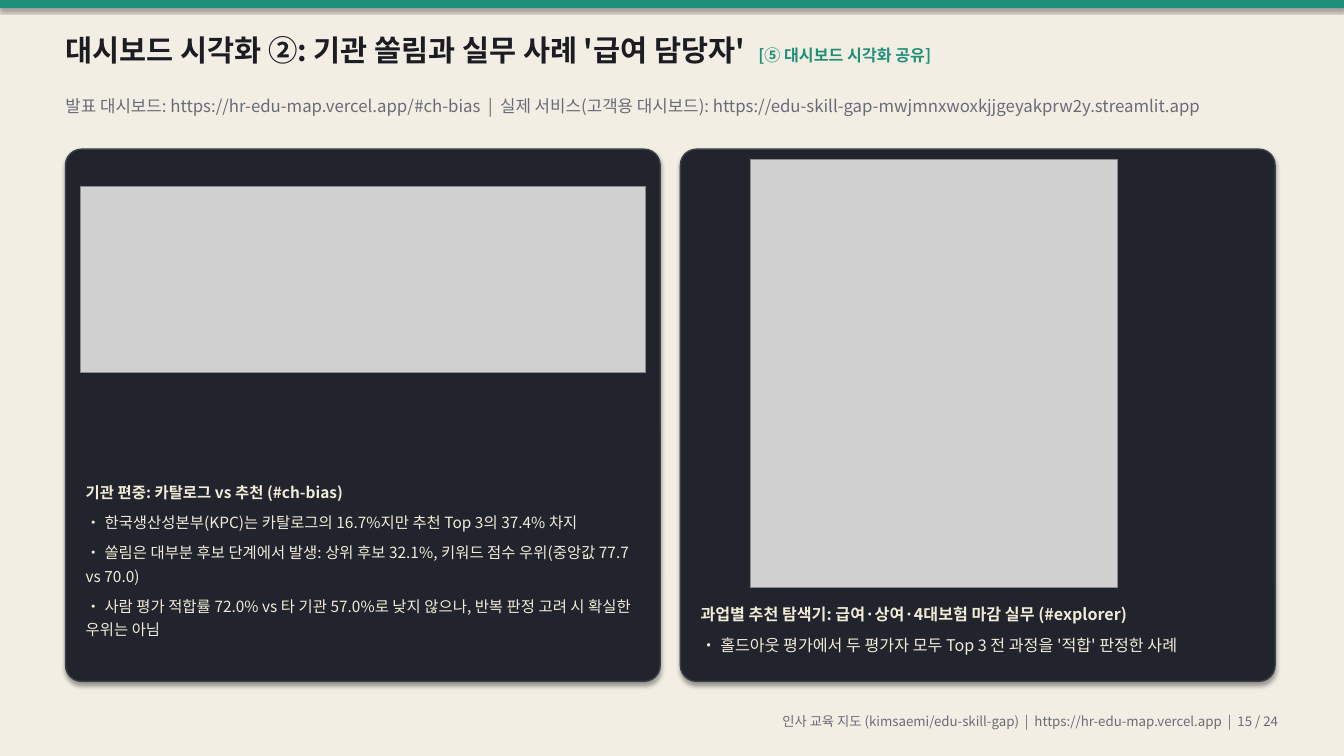
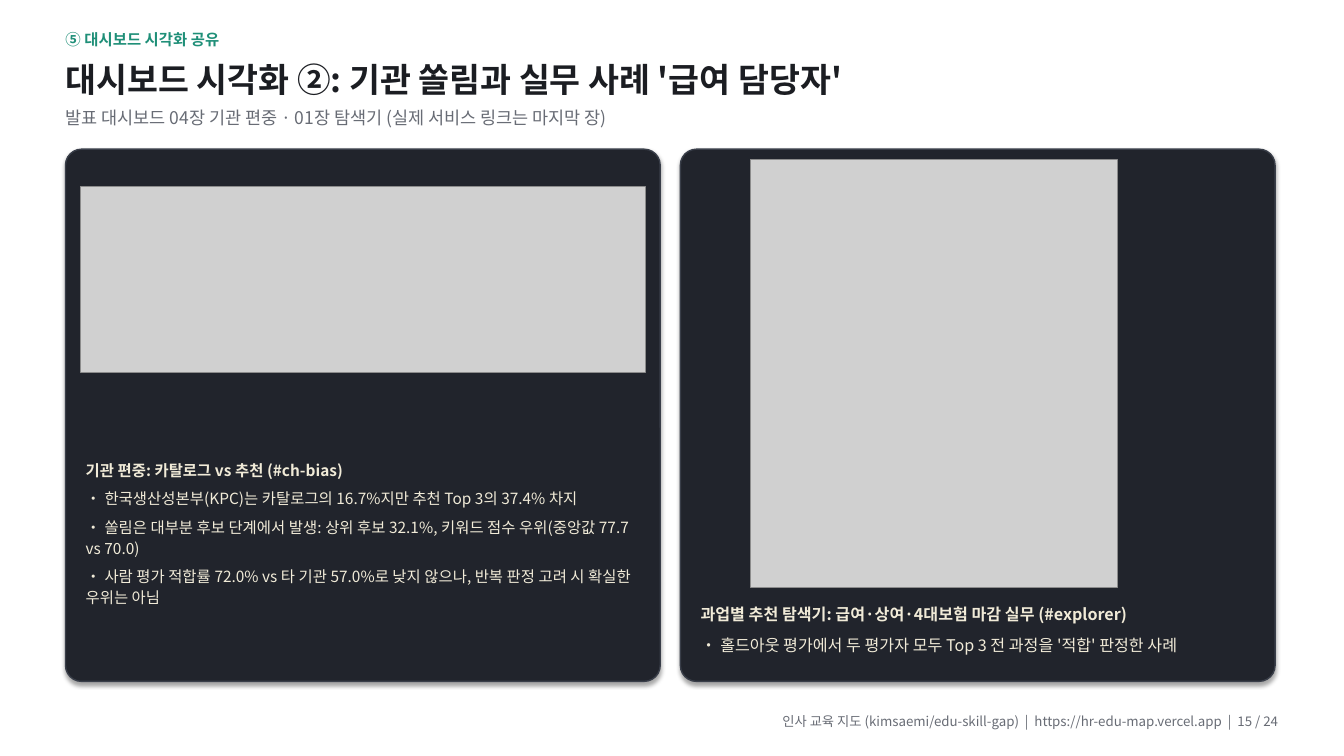
Before and after one commit to kimsaemi/edu-skill-gap, a slide deck: slide 15 of presentation/HR_교육지도_발표.pptx. Drawn at 1344x756 pixels with LibreOffice and Linux fonts; fonts in the diff are those of the drawing; grey boxes stand for pictures. Boxes give left, top, right and bottom in pixels: in the first picture for what was removed or moved away, otherwise in the second. Text is boxed around its words. In the diff, an @@ line names an element or a change of style, - is before the commit and + after.

```diff
--- a/presentation/HR_교육지도_발표.pptx
+++ b/presentation/HR_교육지도_발표.pptx
@@ rectangle at (0,0,1344,756): fill #F2EEE4 to #FFFFFF @@
@@ rectangle removed at (0,0,1344,8) @@
@@ text added at (65,32,219,47), 11 pt, text #1F8F78, bold @@
+⑤ 대시보드 시각화 공유
@@ text at (65,63,842,95): text changed; size 21 to 24 pt @@
-대시보드 시각화 ②: 기관 쏠림과 실무 사례 '급여 담당자' [⑤ 대시보드 시각화 공유]
+대시보드 시각화 ②: 기관 쏠림과 실무 사례 '급여 담당자'
@@ text at (65,109,607,127): text changed; size 12 to 12.5 pt @@
-발표 대시보드: https://hr-edu-map.vercel.app/#ch-bias | 실제 서비스(고객용 대시보드): https://edu-skill-gap-mwjmnxwoxkjjgeyakprw2y.streamlit.app
+발표 대시보드 04장 기관 편중 · 01장 탐색기 (실제 서비스 링크는 마지막 장)
@@ text "기관 편중: 카탈로그 vs 추천 ...": place and size @@
-text "기관 편중: 카탈로그 vs 추천 ..." at (86,485,631,637)
+text "기관 편중: 카탈로그 vs 추천 ..." at (86,463,631,605)
@@ text "기관 편중: 카탈로그 vs 추천 ..." at (86,463,631,605): line spacing 1.25 to 1.15 @@
```
Also in this commit, not shown: 22 other slides changed, 4 other files.
